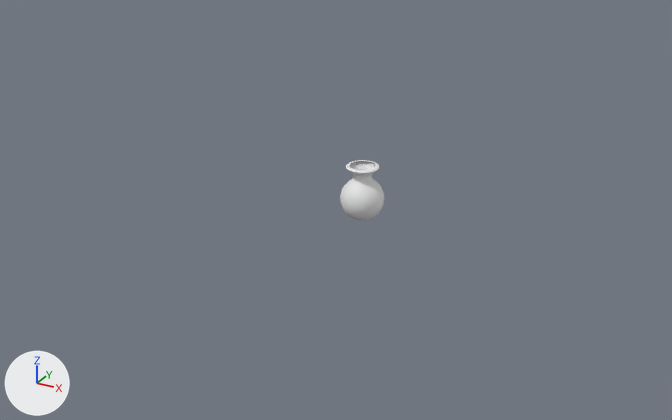
A saved change to the Blender file Quarto_Semestre/Computacao_Grafica/aula_05_exercicios_modelagem_2/vaso_redondo.blend.
Both versions are drawn from a camera (50 mm lens) standing at (17.6, -34.4, 15.2) and looking at (-0.7, -1.2, -1.5). The lights are fixed; the arrows at lower left show +X, +Y and +Z. The first picture is the older version.
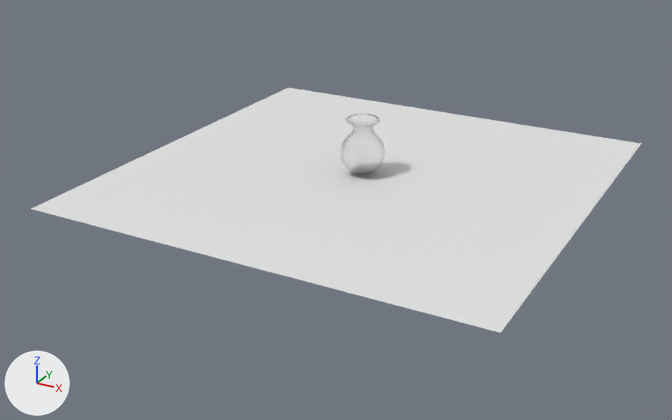
Pixel boxes (x1, y1, x2, y2) of what changed, in the pictures (672 x 420 px):
'Plane', added: after (31, 88, 641, 333)
'Sphere', recoloured, moved: before (340, 160, 384, 220); after (341, 114, 385, 175)

What changed in the scene script:
```text
Add mat_material_001:
    mat_material_001 = bpy.data.materials.new('Material.001')
    mat_material_001.use_nodes = True; mat_material_001.node_tree.nodes.clear()
    _N = mat_material_001.node_tree.nodes; _L = mat_material_001.node_tree.links
    n0 = _N.new('ShaderNodeOutputMaterial'); n0.name = 'Material Output'
    n1 = _N.new('ShaderNodeBsdfGlass'); n1.name = 'Glass BSDF'
    _L.new(n1.outputs[0], n0.inputs[0])  # 'BSDF' to 'Surface'
Change me_sphere:
    used by ob_sphere; location = (0.0, 0.0, 0.0)
    remove me_sphere.from_pydata(...)  # 1602 vertices, 1632 faces; spans x -1.0..1.0, y -1.0..1.0, z -2.18..0.38
    add me_sphere.from_pydata(...)  # 1602 vertices, 1632 faces; spans x -0.99..0.99, y -0.99..0.99, z -2.18..0.38
    edits to the shape of me_sphere do not show in these pictures
    add me_sphere.materials.append(mat_material_001)
Add me_plane:
    me_plane.from_pydata([(-1.0, -1.0, 0.0), (1.0, -1.0, 0.0), (-1.0, 1.0, 0.0), (1.0, 1.0, 0.0)], [], [(0, 1, 3, 2)])
Change ob_sphere:
    ob_sphere.location: (0.0, 0.0, 0.0) -> (0.0, 0.0, 2.19)
Add ob_plane:
    ob_plane = bpy.data.objects.new('Plane', me_plane)
    ob_plane.location = (0.0, 0.0, 0.0)
    ob_plane.scale = (10.0, 10.0, 10.0)
```
